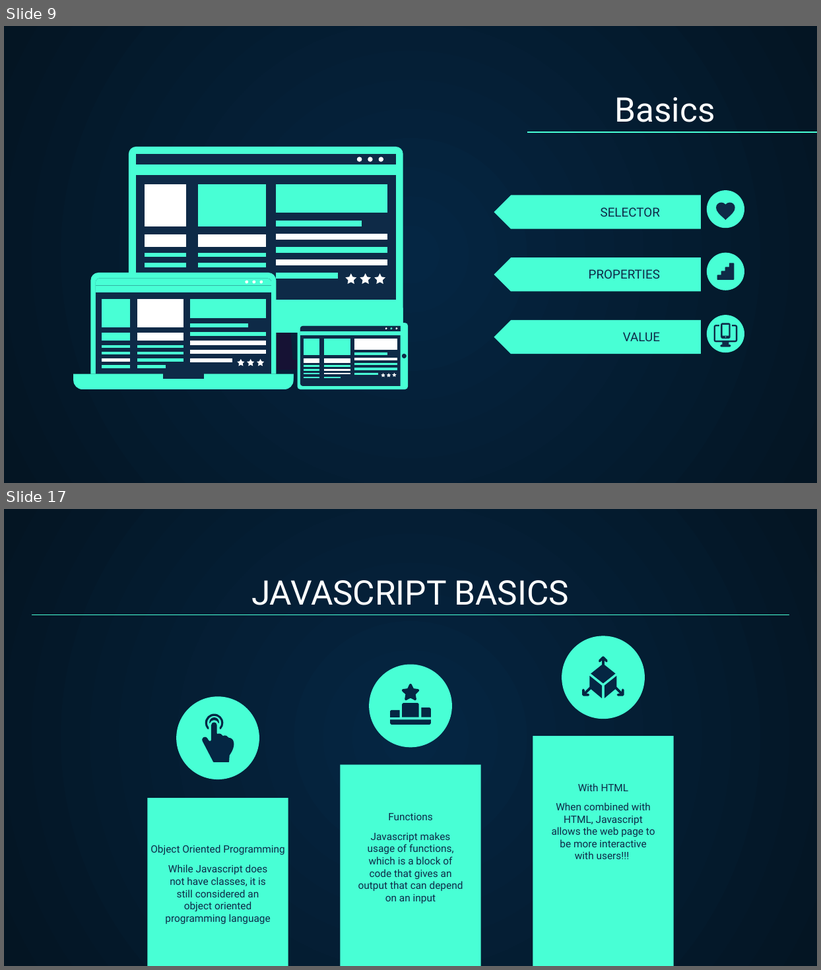
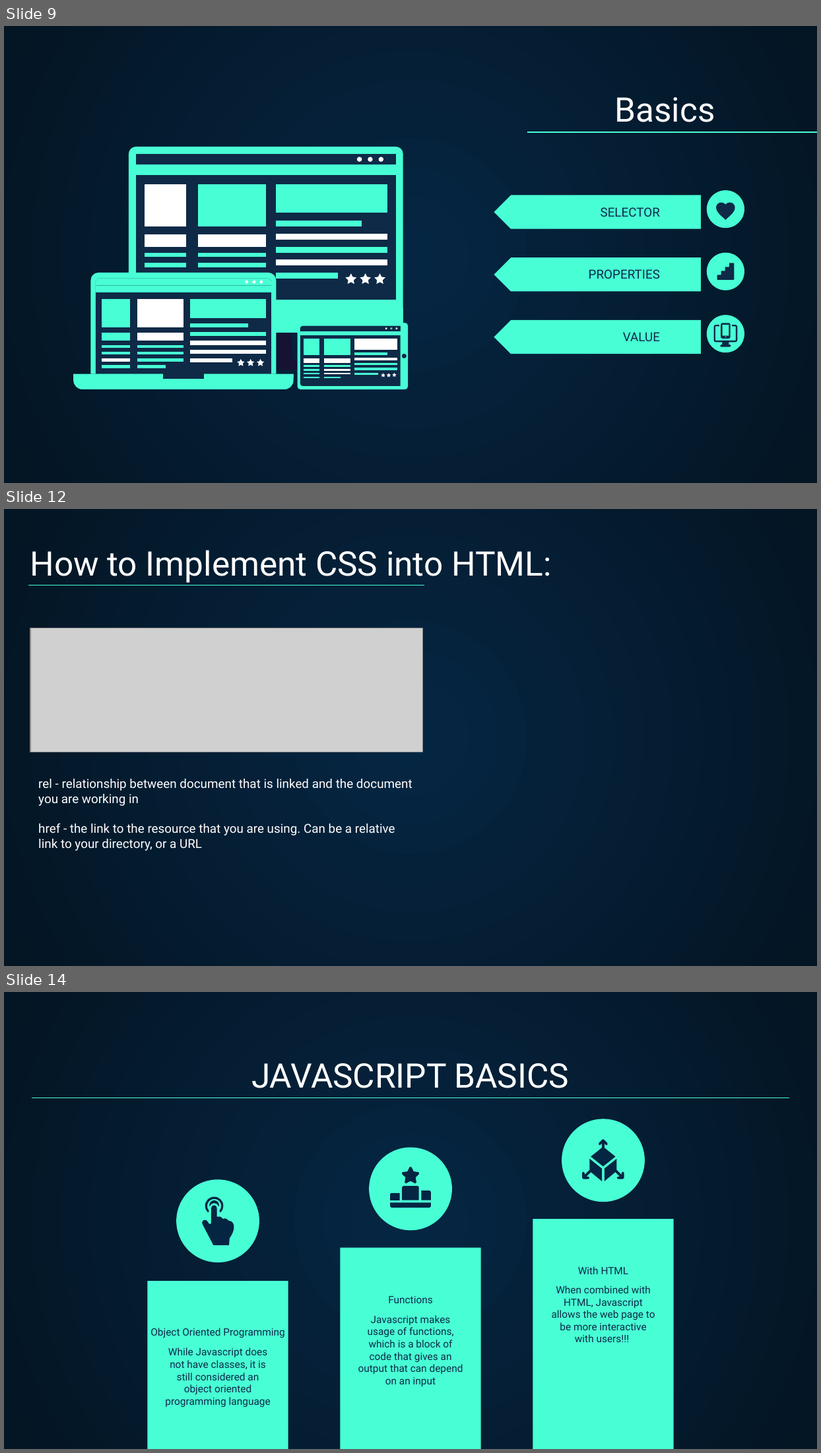
Before and after one commit to jarsnow/bugSmashers, a slide deck: bugsmashers_2024-2025/Web Development/Web Development.pptx. Shown one above the other, each under a label of ours: slides 9 and 17 before the commit, slides 9, 12 and 14 after it; the slides between them are not shown. The pictures are 821x970 and 821x1453 pixels, drawn with LibreOffice and Linux fonts; fonts in the diff are those of the drawing; grey boxes stand for pictures. Boxes give left, top, right and bottom in pixels: in the first picture for what was removed or moved away, otherwise in the second. Text is boxed around its words. In the diff, an @@ line names an element or a change of style, - is before the commit and + after.

```diff
--- a/bugsmashers_2024-2025/Web Development/Web Development.pptx
+++ b/bugsmashers_2024-2025/Web Development/Web Development.pptx
@@ slide 12 added at bbox=[4, 509, 817, 966], background gradient #052643 to #041523 @@
@@ title added at bbox=[30, 550, 551, 583], 30 pt, text #FFFFFF @@
+How to Implement CSS into HTML:
@@ line added from (28, 586) to (424, 586), #48FFD5 0.75 pt @@
@@ picture added at bbox=[30, 628, 422, 753] @@
@@ text added at bbox=[38, 779, 413, 851], 11 pt, text #FFFFFF @@
+rel - relationship between document that is linked and the document you are working in
+href - the link to the resource that you are using. Can be a relative link to your directory, or a URL
@@ what was slide 17 is now slide 14 @@
```
Also in this commit, not shown: 4 slides changed, 7 other slides added, 14 slides removed.
